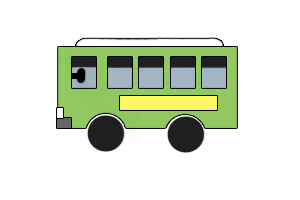
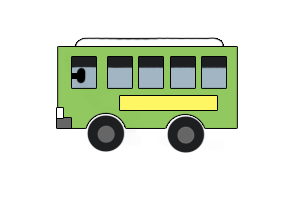
Layers edited between the first and the second 300 x 200 image:
added layer "레이어 15" above "레이어 13" over [97, 125, 195, 144]
painted on "레이어 14" over [97, 125, 115, 143]
